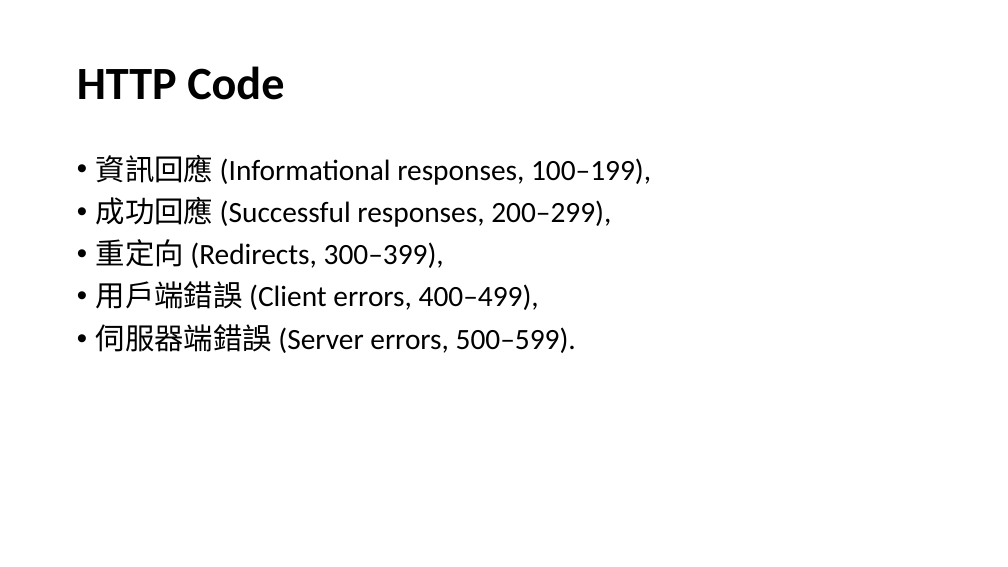
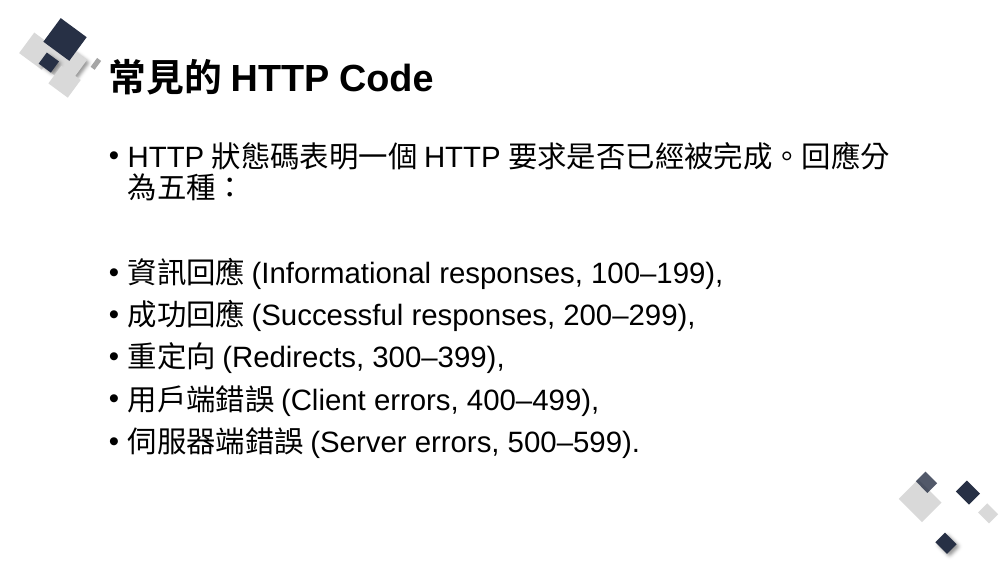
Before and after one commit to Q81JIAXIONG/-, a slide deck: slide 25 of 投影片/1.網頁基礎.pptx (slide 18 before the commit). Drawn at 1008x567 pixels with LibreOffice and Linux fonts; fonts in the diff are those of the drawing. Boxes give left, top, right and bottom in pixels: in the first picture for what was removed or moved away, otherwise in the second. Text is boxed around its words. In the diff, an @@ line names an element or a change of style, - is before the commit and + after.

```diff
--- a/投影片/1.網頁基礎.pptx
+++ b/投影片/1.網頁基礎.pptx
@@ title at [109, 59, 433, 95]: text changed; size 44 to 36 pt; font Calibri to Arial @@
-HTTP Code
+常見的 HTTP Code
@@ group added at [20, 18, 102, 97]: 8 rectangles @@
@@ text "HTTP 狀態碼表明一個 HTTP 要求是否已經被完成。回應分為五種：": place and size @@
-text "HTTP 狀態碼表明一個 HTTP 要求是否已經被完成。回應分為五種：" at [96, 155, 651, 353]
+text "HTTP 狀態碼表明一個 HTTP 要求是否已經被完成。回應分為五種：" at [128, 142, 890, 458]
@@ text at [128, 142, 890, 201]: paragraph added @@
+• HTTP 狀態碼表明一個 HTTP 要求是否已經被完成。回應分為五種：
@@ text at [128, 258, 723, 458]: font Calibri to Arial in "資訊回應 (Informational responses, 100–199),", "成功回應 (Successful responses, 200–299),", "重定向 (Redirects, 300–399),", "用戶端錯誤 (Client errors, 400–499)," and 1 more places @@
@@ group added at [899, 472, 999, 554]: 5 rectangles @@
```
Also in this commit, not shown: 11 other slides changed, 15 slides added, 8 slides removed, 16 other files.
